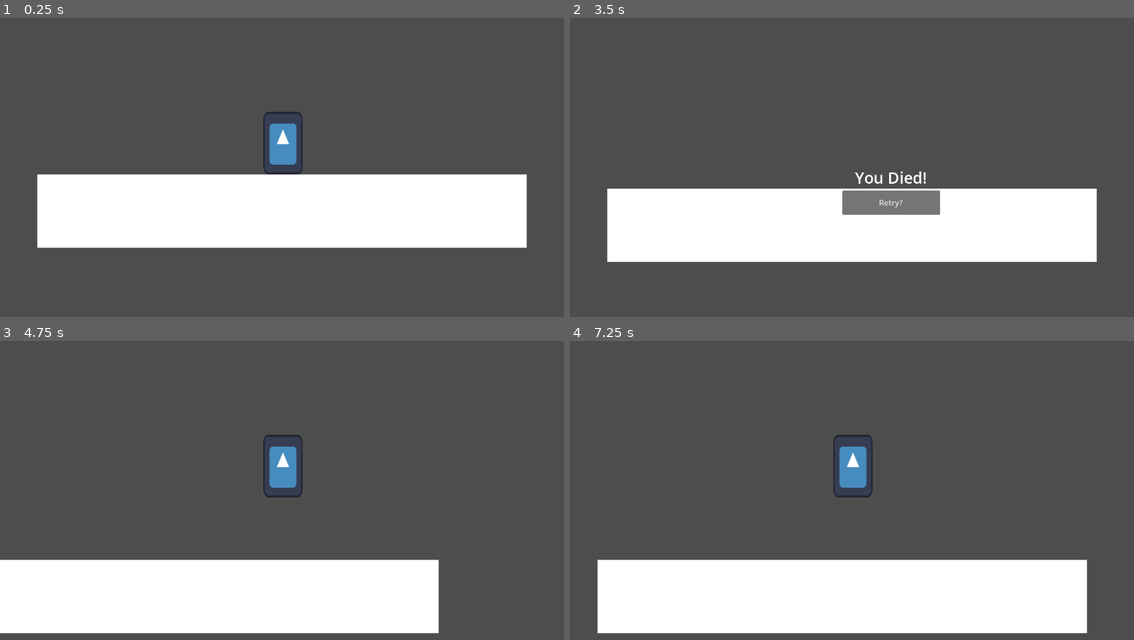
Above: before the commit, frames 1-4 (two rows, left to right).
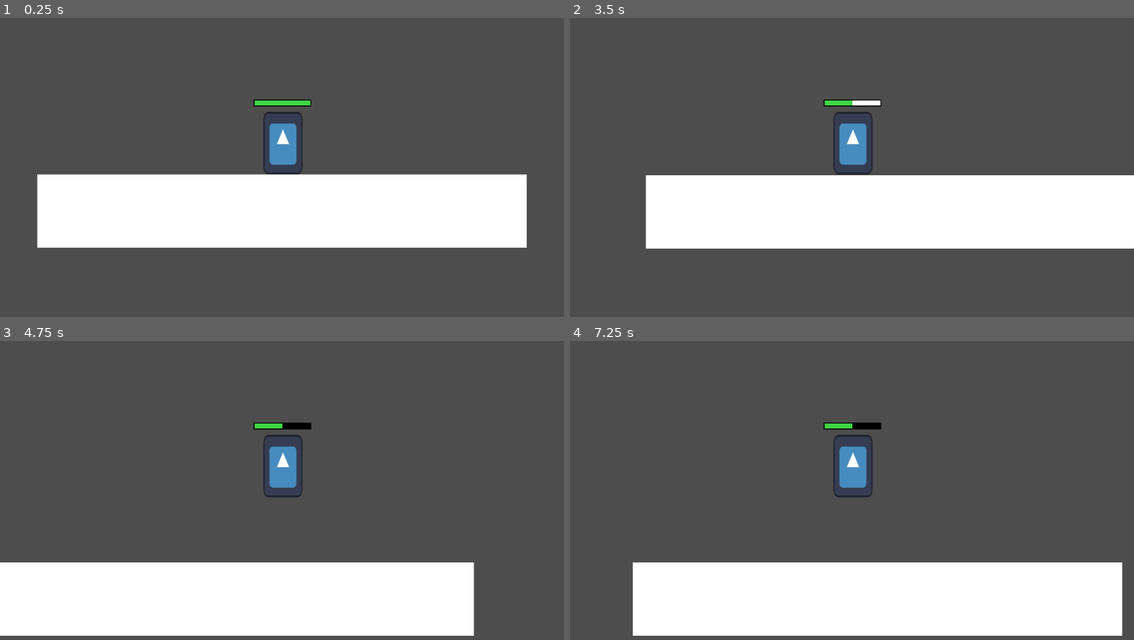
Above: after the commit, the same moments.

Repository: cadeagostinelli/ScavengerGodot
Game: Godot game, scene res://world.tscn
Same seed, same stepped clock (60 frames per second), same inputs: the game is played once before the commit and once after it. The engine's default icon, where the game draws it, is replaced by a stand-in: a white triangle on a blue panel in a dark square.
Inputs (mouse positions are in pixels of both pictures, inside the frame that each line leads up to):
- Up to frame 1 (0.25 s): no input
- Up to frame 2 (3.5 s): tap Enter (ui_accept) at 0.5, 0.77, 1.52, 3.02 s; hold Right (ui_right) 0.53-2.03 s; hold Left (ui_left) 2.03-2.78 s; hold Right (ui_right) from 2.78 s (still down)
- Up to frame 3 (4.75 s): release Right (ui_right) at 3.5 s; click (321, 526) at 3.5 s, where only the run before the commit has a clickable "Retry?"; tap Enter (ui_accept) at 4.25, 4.52 s; hold Right (ui_right) from 4.28 s (still down)
- Up to frame 4 (7.25 s): release Right (ui_right) at 5.03 s; hold Left (ui_left) 5.03-5.78 s; tap Enter (ui_accept) at 5.27, 6.77 s; hold Right (ui_right) 5.78-6.53 s; hold Left (ui_left) from 6.53 s (still down)

The runs differ from the first frame. In frame 1, 0.2% of the frame differs, in the area x 44-56%, y 27-30%; in frame 2, 13%, in the area x 6-100%, y 27-82%; in frame 3, 3.3%; in frame 4, 4.9%.

Commit message:
Redid the health system and fall damage. The player now has aesthetically pleasing health bar that decreases in real time if they take damage. Made fall damage incremental based off of how far they fell instead of a set amount.

Diff:
--- /dev/null
+++ b/healthbar.gd
@@ -0,0 +1,28 @@
+extends ProgressBar
+
+@onready var timer = $Timer
+@onready var damage_bar = $Damagebar
+
+var health = 0: set = _set_health
+
+func _set_health(new_health):
+	var prev_health = health
+	health = min(max_value, new_health)
+	value = health
+	if health <= 0:
+		queue_free()
+	if health < prev_health:
+		timer.start()
+	else:
+		damage_bar.value = health
+
+func init_health(_health):
+	health = _health
+	max_value = health
+	value = health
+	damage_bar.max_value = health
+	damage_bar.value = health
+
+
+func _on_timer_timeout():
+	damage_bar.value = health
--- /dev/null
+++ b/healthbar.tscn
@@ -0,0 +1,49 @@
+[gd_scene load_steps=6 format=3 uid="uid://dskuovnn22gdy"]
+
+[ext_resource type="Script" path="res://healthbar.gd" id="1_w30g8"]
+
+[sub_resource type="StyleBoxEmpty" id="StyleBoxEmpty_colep"]
+
+[sub_resource type="StyleBoxFlat" id="StyleBoxFlat_sglct"]
+bg_color = Color(0.239216, 0.839216, 0.262745, 1)
+
+[sub_resource type="StyleBoxFlat" id="StyleBoxFlat_pw7fx"]
+bg_color = Color(0, 0, 0, 1)
+expand_margin_left = 2.0
+expand_margin_top = 2.0
+expand_margin_right = 2.0
+expand_margin_bottom = 2.0
+shadow_color = Color(0, 0, 0, 0.27451)
+shadow_offset = Vector2(0, 1)
+
+[sub_resource type="StyleBoxFlat" id="StyleBoxFlat_2cun3"]
+bg_color = Color(1, 1, 1, 1)
+
+[node name="Healthbar" type="ProgressBar"]
+z_index = 1
+offset_right = 240.0
+offset_bottom = 4.0
+theme_override_styles/background = SubResource("StyleBoxEmpty_colep")
+theme_override_styles/fill = SubResource("StyleBoxFlat_sglct")
+value = 60.0
+show_percentage = false
+script = ExtResource("1_w30g8")
+
+[node name="Damagebar" type="ProgressBar" parent="."]
+z_index = -1
+layout_mode = 1
+anchors_preset = 15
+anchor_right = 1.0
+anchor_bottom = 1.0
+grow_horizontal = 2
+grow_vertical = 2
+theme_override_styles/background = SubResource("StyleBoxFlat_pw7fx")
+theme_override_styles/fill = SubResource("StyleBoxFlat_2cun3")
+value = 80.0
+show_percentage = false
+
+[node name="Timer" type="Timer" parent="."]
+wait_time = 0.4
+one_shot = true
+
+[connection signal="timeout" from="Timer" to="." method="_on_timer_timeout"]
--- a/player.tscn
+++ b/player.tscn
@@ -1,7 +1,8 @@
-[gd_scene load_steps=4 format=3 uid="uid://b52u7nye2n7xk"]
+[gd_scene load_steps=5 format=3 uid="uid://b52u7nye2n7xk"]
 
 [ext_resource type="Script" path="res://scripts/player.gd" id="1_g3tc1"]
 [ext_resource type="Texture2D" uid="uid://cbdg8pu0w8f2" path="res://icon.svg" id="1_phu2g"]
+[ext_resource type="PackedScene" uid="uid://dskuovnn22gdy" path="res://healthbar.tscn" id="3_qv0fp"]
 
 [sub_resource type="RectangleShape2D" id="RectangleShape2D_38l5m"]
 size = Vector2(74, 123)
@@ -17,3 +18,9 @@
 [node name="CollisionShape2D" type="CollisionShape2D" parent="."]
 position = Vector2(3, -65.5)
 shape = SubResource("RectangleShape2D_38l5m")
+
+[node name="Healthbar" parent="." instance=ExtResource("3_qv0fp")]
+offset_left = -56.0
+offset_top = -155.0
+offset_right = 58.0
+offset_bottom = -145.0
--- a/scripts/player.gd
+++ b/scripts/player.gd
@@ -2,33 +2,29 @@
 
 @onready var death_screen_scene = preload("res://DeathScreen.tscn")
 @onready var death_screen
-
+@onready var healthbar = $Healthbar
 const SPEED = 400.0
 const JUMP_VELOCITY = -500.0
-
 @export var fall_damage_threshold: float = 500.0
-@export var damage_per_fall: int = 100
-
+@export var max_fall_damage: int = 50
+@export var fall_damage_factor: float = 0.1
 var max_fall_speed: float = 0.0
-
+var fall_speed: float = 0.0
+var previous_fall_speed: float = 0.0 # Store the fall speed from the previous frame
 @export var max_health: int = 100
 var health: int
 
 func _ready():
-	# Set initial health
 	health = max_health
+	healthbar.init_health(health)
 
 func _physics_process(delta: float) -> void:
-	# Add the gravity.
 	if not is_on_floor():
 		velocity += get_gravity() * delta
 
-	# Handle jump.
 	if Input.is_action_just_pressed("ui_accept") and is_on_floor():
 		velocity.y = JUMP_VELOCITY
 
-	# Get the input direction and handle the movement/deceleration.
-	# As good practice, you should replace UI actions with custom gameplay actions.
 	var direction := Input.get_axis("ui_left", "ui_right")
 	if direction:
 		velocity.x = direction * SPEED
@@ -37,39 +33,37 @@
 
 	move_and_slide()
 
-	# FALL DAMAGE PORTION
-	# Track the max fall speed
-	if velocity.y > max_fall_speed:
-		max_fall_speed = velocity.y
+	previous_fall_speed = fall_speed # Store the current fall speed before updating it.
+	fall_speed = abs(velocity.y)
+	print("Fall speed: ", fall_speed)
 
 	if is_on_floor():
-		if max_fall_speed > fall_damage_threshold:
-			take_damage(damage_per_fall)
-		# Reset max fall speed
-		max_fall_speed = 0.0
+		if previous_fall_speed > fall_damage_threshold: # Check the previous frame's fall speed
+			apply_fall_damage(previous_fall_speed) # Use the previous frame's fall speed
+			previous_fall_speed = 0 # reset previous fall speed
+			fall_speed = 0 # reset fall speed
+func apply_fall_damage(fall_speed: float):
+	var damage = fall_speed * fall_damage_factor
+	damage = min(damage, max_fall_damage)
+	print("Fall damage applied: ", damage)
+	take_damage(damage)
 
 func take_damage(amount):
 	health -= amount
+	healthbar._set_health(health)
 	print("Took ", amount, " damage! Health: ", health)
 	if health <= 0:
 		die()
 
 func die():
 	print("Player has died!")
-	# Freeze the camera in place
 	var camera = get_viewport().get_camera_2d()
 	if camera:
-		# If the camera is following the player, detach it
 		if camera.get_parent() == self:
 			remove_child(camera)
 			get_parent().add_child(camera)
-	# Instantiate the scene
 	var death_screen = death_screen_scene.instantiate()
-	# Add it to the scene tree
 	get_tree().current_scene.add_child(death_screen)
-	# Get player position before showing the UI
 	var player_position = global_position
-	# Show the UI with the player's position
 	death_screen.show_death_screen(player_position)
-	# Remove the player from the scene
 	queue_free()
